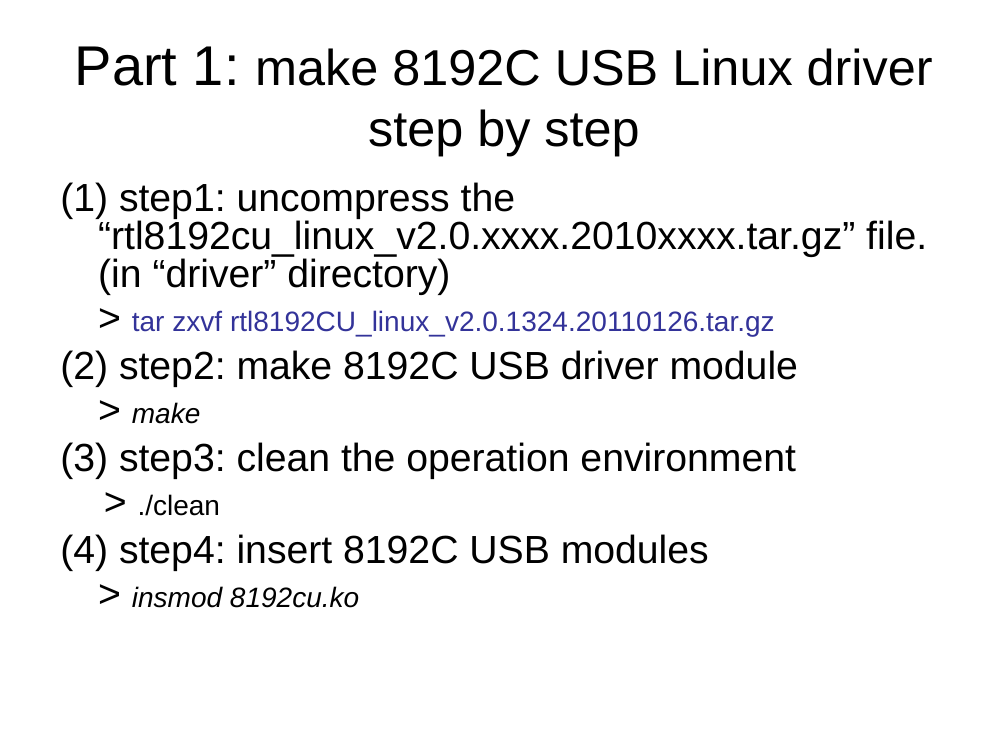
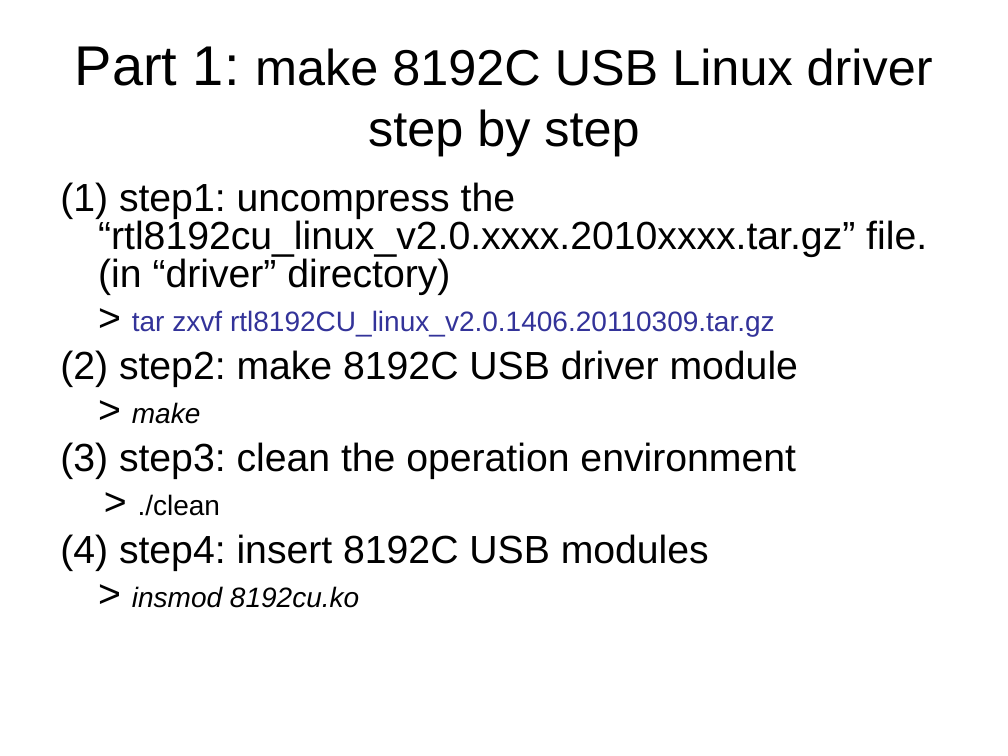
Before and after one commit to rettichschnidi/realtek-linux-RTL8188C_8192C-history, a slide deck: slide 6 of document/RTL8192C_usb_quick_installation_guide.ppt. Drawn at 1008x756 pixels with LibreOffice and Linux fonts; fonts in the diff are those of the drawing. Boxes give left, top, right and bottom in pixels: in the first picture for what was removed or moved away, otherwise in the second. Text is boxed around its words. In the diff, an @@ line names an element or a change of style, - is before the commit and + after.

```diff
--- a/document/RTL8192C_usb_quick_installation_guide.ppt
+++ b/document/RTL8192C_usb_quick_installation_guide.ppt
@@ text at bbox=[132, 310, 775, 336]: text changed @@
-> tar zxvf rtl8192CU_linux_v2.0.1324.20110126.tar.gz
+> tar zxvf rtl8192CU_linux_v2.0.1406.20110309.tar.gz
```
Also in this commit, not shown: 1 other slide changed, 30 other files.
